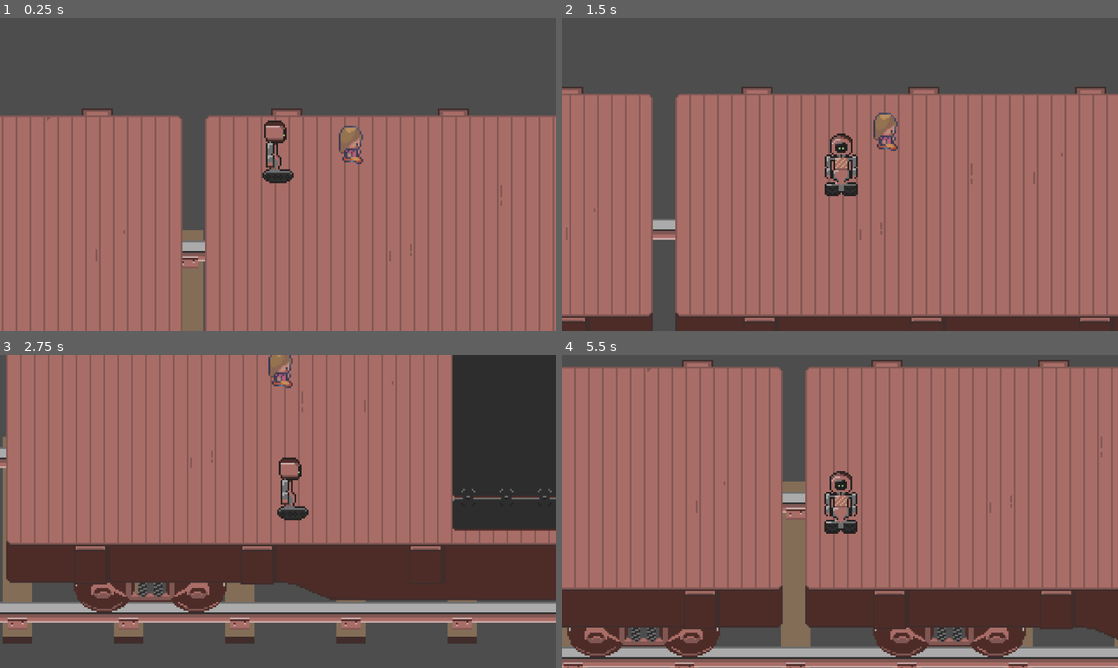
Above: before the commit, frames 1-4 (two rows, left to right).
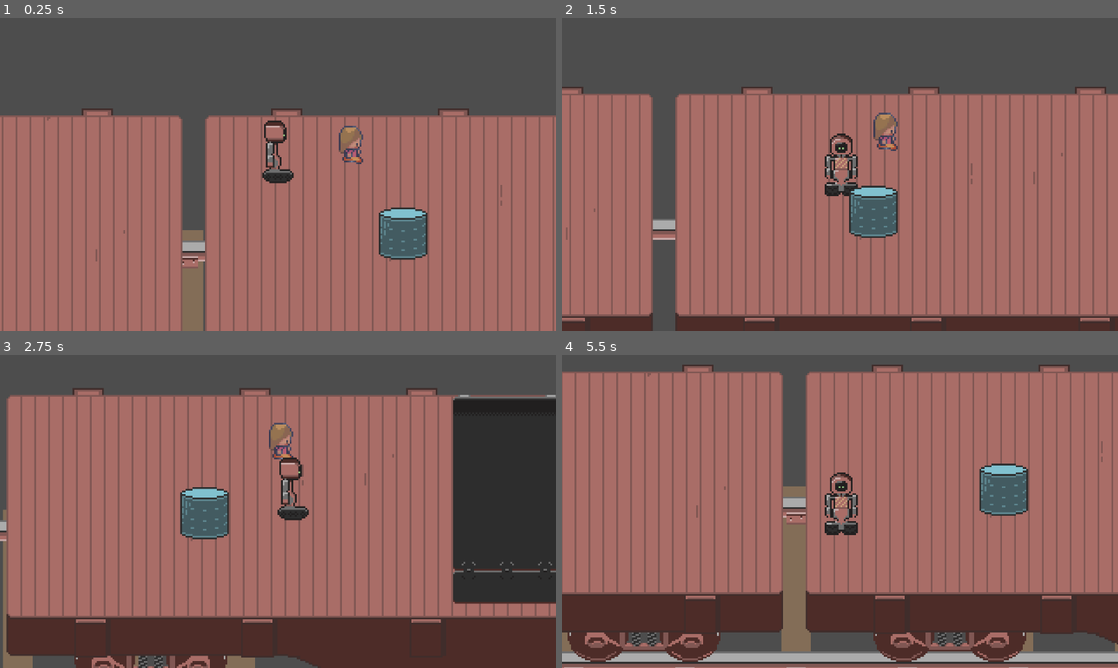
Above: after the commit, the same moments.

Repository: superlou/train-game-3
Game: Godot game, scene res://main.tscn
Two runs of this game, one before a commit and one after it. Both use one fixed random seed, a clock stepped at 60 frames per second and the inputs below. The engine's default icon, where the game draws it, is replaced by a stand-in: a white triangle on a blue panel in a dark square.
Inputs:
- Up to frame 1 (0.25 s): no input
- Up to frame 2 (1.5 s): hold D (move_right) 0.53-1.28 s; tap E (interact) at 0.6, 1.35 s; tap Space (jump) at 0.77 s; hold S (move_down) from 1.28 s (still down)
- Up to frame 3 (2.75 s): tap Space (jump) at 1.52 s; release S (move_down) at 2.03 s; hold D (move_right) from 2.03 s (still down); tap T (spawn_station) at 2.1 s; tap E (interact) at 2.3 s
- Up to frame 4 (5.5 s): release D (move_right) at 2.78 s; hold W (move_up) 2.78-3.53 s; tap Shift (sprint) at 2.85 s; tap Space (jump) at 3.02, 3.77, 4.52 s; tap E (interact) at 3.05, 3.6, 4.35, 5.3 s; hold A (move_left) 3.53-5.03 s; hold S (move_down) from 5.03 s (still down); tap T (spawn_station) at 5.1 s

The runs differ from the first frame. In frame 1, 1.4% of the frame differs, in the area x 68-77%, y 60-78%; in frame 2, 1.4%; in frame 3, 55%, in the area x 0-100%, y 0-100%; in frame 4, 17%.

Commit message:
Added drop item

Diff:
--- a/main.tscn
+++ b/main.tscn
@@ -1,9 +1,10 @@
-[gd_scene load_steps=5 format=3 uid="uid://c3amlqk526e0m"]
+[gd_scene load_steps=6 format=3 uid="uid://c3amlqk526e0m"]
 
 [ext_resource type="PackedScene" uid="uid://vgvmwl5vqf6v" path="res://player.tscn" id="1_ikb8b"]
 [ext_resource type="Script" path="res://main.gd" id="1_pr4bk"]
 [ext_resource type="PackedScene" uid="uid://cbtj4xyb73lu5" path="res://train.tscn" id="1_ps2py"]
 [ext_resource type="PackedScene" uid="uid://ckil20uyxnrk0" path="res://passenger.tscn" id="3_0wtjn"]
+[ext_resource type="PackedScene" uid="uid://bk47ml0jysec7" path="res://drum.tscn" id="5_xe430"]
 
 [node name="Main" type="Node2D"]
 y_sort_enabled = true
@@ -20,3 +21,7 @@
 [node name="Passenger" parent="." instance=ExtResource("3_0wtjn")]
 z_index = 1
 position = Vector2(78, 32)
+
+[node name="Drum" parent="." instance=ExtResource("5_xe430")]
+z_index = 1
+position = Vector2(115, 73)
--- a/player.gd
+++ b/player.gd
@@ -73,17 +73,26 @@
 	move_and_slide()
 
 	if Input.is_action_just_pressed("interact"):
-		var interact_area = current_interact_area()
-		var bodies = interact_area.get_overlapping_bodies()
-		for body in bodies:
-			if body.name == "Player":
-				continue
-
-			interact_with(body)
-			break
+		interact()
 
 	if held_item:
 		held_item.position = current_hold_marker().position
+
+
+func interact():
+	if held_item:
+		drop_held_item()
+		return
+
+	var interact_area = current_interact_area()
+	var bodies = interact_area.get_overlapping_bodies()
+	for body in bodies:
+		if body.name == "Player":
+			continue
+
+		interact_with(body)
+		break
+
 
 func interact_with(item):
 	if item.is_in_group("grabbable"):
@@ -95,6 +104,14 @@
 	item.get_parent().remove_child(item)
 	item.position = Vector2.ZERO
 	add_child(item)
+
+
+func drop_held_item():
+	remove_child(held_item)
+	held_item.global_position = global_position + current_hold_marker().position
+	get_parent().add_child(held_item)
+	held_item.rotation = 0
+	held_item = null
 
 
 func current_interact_area():
